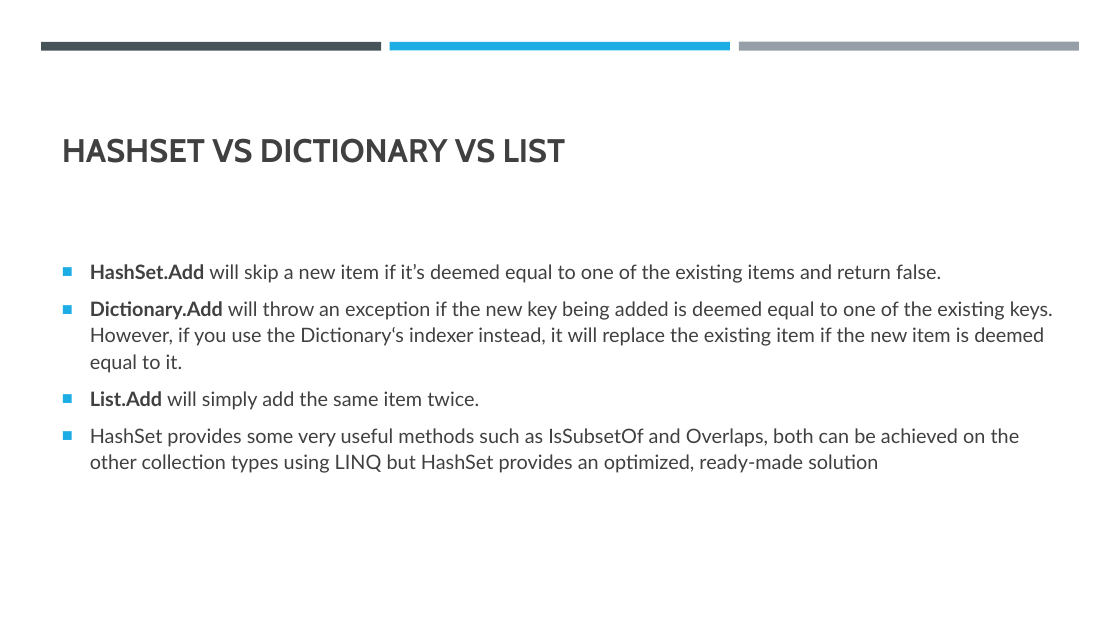
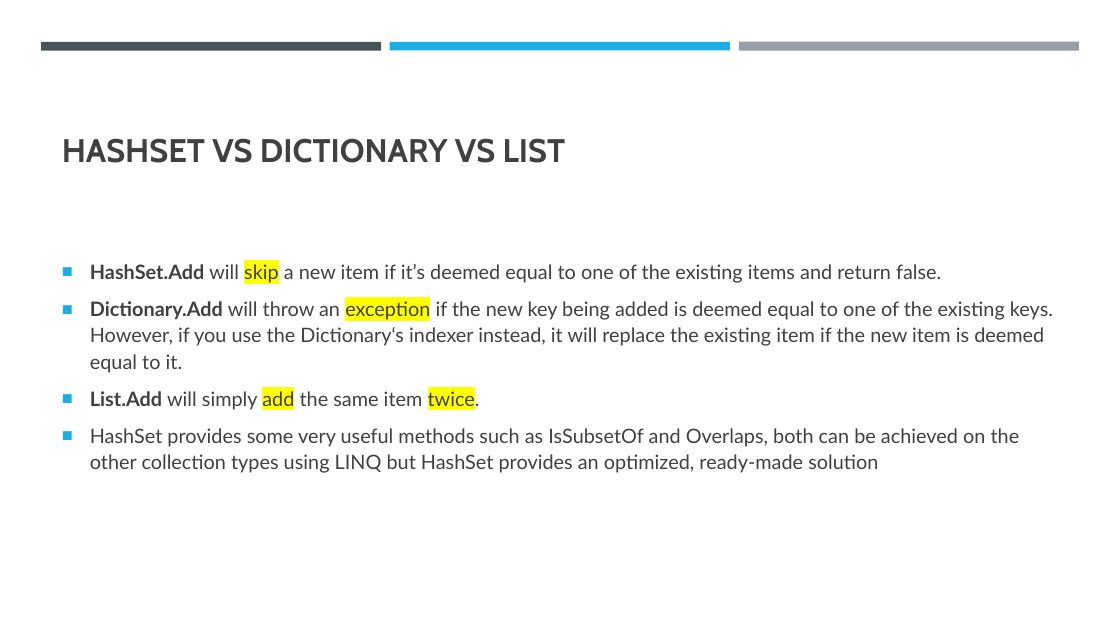
Before and after one commit to rafie-tarabay/BUE, a slide deck: slide 12 of Net Core 5.pptx. Drawn at 1120x630 pixels with LibreOffice and Linux fonts; fonts in the diff are those of the drawing. Boxes give left, top, right and bottom in pixels: in the first picture for what was removed or moved away, otherwise in the second. Text is boxed around its words. In the diff, an @@ line names an element or a change of style, - is before the commit and + after.

```diff
--- a/Net Core 5.pptx
+++ b/Net Core 5.pptx
@@ text at <box>90,264,1053,411</box>: highlight none to #FFFF00 in "skip", "exception", "add twice." @@
```
Also in this commit, not shown: 2 other slides changed, 1 slide added.
